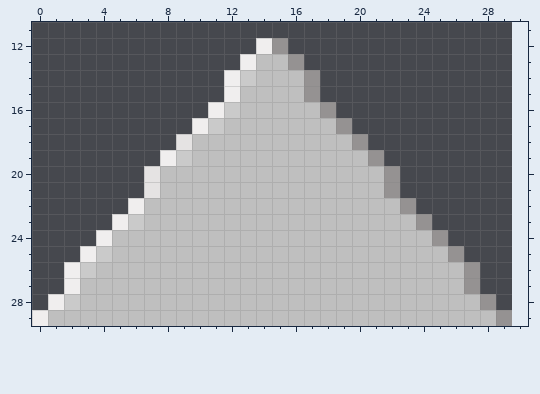
File history of a pixel-art sprite, data/spike.png. The picture above was drawn from the file before the commit.
The file is 30x30 pixels. Pixels under 10% opacity are left out. Colours within 5 levels of each other are drawn and written as one. Shown: x 0..30, y 11..29. The old version is drawn lined up with the new one, on the new canvas.
New version:
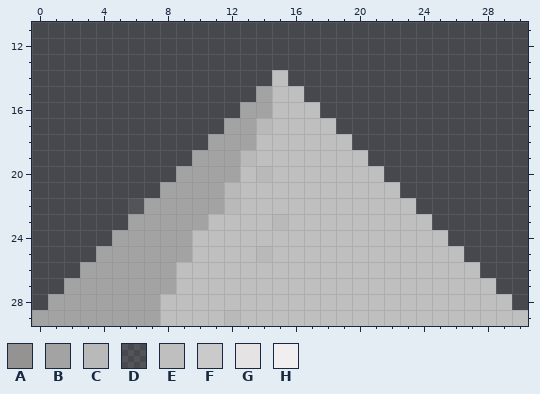
Palette (. is transparent): A #959292  B #a4a3a3  C #b9b9b9  D #bababa1b  E #bfbfbf  F #cacaca  G #e5e3e3  H #f0eeee
Difference:
canvas 30x30 -> 31x30
Colour E becomes colour B in row 15 at x 14; in row 16 at x 13 to 14; in row 17 at x 12 to 13; in row 18 at x 11 to 13; in row 19 at x 10 to 12; in row 20 at x 9 to 12.
Colour E becomes colour B in row 21 at x 8 to 11; in row 22 at x 7 to 11; in row 23 at x 7 to 10; in rows 24 to 25 at x 5 to 9; in row 26 at x 4 to 8; in row 27 at x 3 to 8.
Colour E becomes colour B in row 28 at x 3 to 7; in row 29 at x 1 to 7.
Colour F becomes colour B in row 23 at x 6; in row 25 at x 4; in row 26 at x 3; in row 28 at x 2.
Colour H becomes colour B in row 27 at x 2; in row 28 at x 1; in row 29 at x 0.
Colour E becomes colour C in row 17 at x 14; in row 19 at x 13; in row 20 at x 14; in rows 21 to 22 at x 12; in row 23 at x 15; in row 25 at x 14.
Colour E becomes colour C in row 29 at x 12.
Colour H becomes colour D in row 22 at x 6.
The author put colour E in row 27 at x 28; in row 28 at x 29; in row 29 at x 30.
Colour A becomes colour E in row 21 at x 22; in row 22 at x 23; in row 23 at x 24; in row 24 at x 25; in row 25 at x 26; in rows 26 to 27 at x 27.
Colour A becomes colour E in row 28 at x 28; in row 29 at x 29.
The edit erases colour A in row 12 at x 15; in row 13 at x 16; in rows 14 to 15 at x 17; in row 16 at x 18; in row 17 at x 19; in row 18 at x 20.
The edit erases colour A in row 19 at x 21; in row 20 at x 22.
The edit erases colour E in row 13 at x 14 to 15; in row 14 at x 14 and 16; in row 15 at x 13; in row 18 at x 10; in row 20 at x 8.
The edit erases colour F in row 14 at x 13; in row 16 at x 12; in row 17 at x 11; in row 19 at x 9.
The edit erases colour G in row 18 at x 9; in rows 20 to 21 at x 7.
The edit erases colour H in row 12 at x 14; in row 13 at x 13; in rows 14 to 15 at x 12; in row 16 at x 11; in row 17 at x 10; in row 19 at x 8.
The edit erases colour H in row 23 at x 5; in row 24 at x 4; in row 25 at x 3; in row 26 at x 2.
Where, in picture pixels (left, top, right, bottom), the same in both pictures:
changed: (32, 38, 528, 326)
